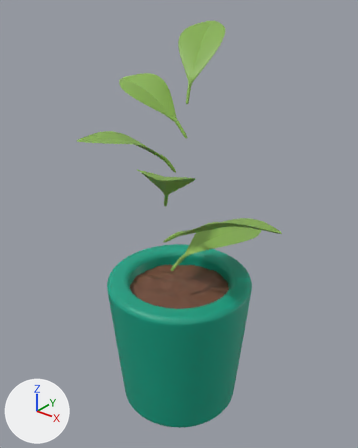
What one commit did to the FBX model Assets/Models/Growth/Growth_step1.fbx.
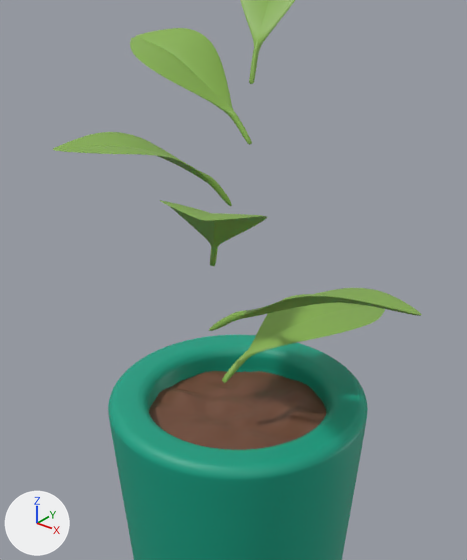
There are two pictures of each version: one whole from a 50 mm camera at (3.61, -4.52, 4.09) aimed at (-0.01, 0.01, 1.28), one close up on the part from 13% to 86% of the width and 13% to 83% of the height. Arrows for +X, +Y and +Z are at lower left; the lights stay in place. Where no turn or scale is listed for an object, it has been applied to the vertices.

The scene before the commit, as lines of its bpy script (objects in view):
```python
me_円柱_002 = bpy.data.meshes.new('円柱.002')
me_円柱_002.from_pydata(...)  # 48130 vertices, 48128 faces; spans x -0.98..0.98, y -0.98..0.98, z -1.0..1.0
me_円柱_002.materials.append(mat_マテリアル_003)  # cyan #07a184
me_平面_003 = bpy.data.meshes.new('平面.003')
me_平面_003.from_pydata(...)  # 26124 vertices, 26112 faces; spans x -1.17..1.46, y -1.14..1.16, z 0.75..3.67
me_平面_003.materials.append(mat_マテリアル)  # green #86b24e
me_平面_004 = bpy.data.meshes.new('平面.004')
me_平面_004.from_pydata(...)  # 16641 vertices, 16384 faces; spans x -0.87..0.87, y -0.87..0.87, z 0.01..0.1
me_平面_004.materials.append(mat_マテリアル_002)  # brown #744b37
ob_円柱 = bpy.data.objects.new('円柱', me_円柱_002)
ob_円柱.location = (0.0, 0.0, -0.501)
ob_平面 = bpy.data.objects.new('平面', me_平面_003)
ob_平面.location = (0.0, 0.0, 0.0)
ob_平面_001 = bpy.data.objects.new('平面.001', me_平面_004)
ob_平面_001.location = (0.0, 0.0, 0.256)
```
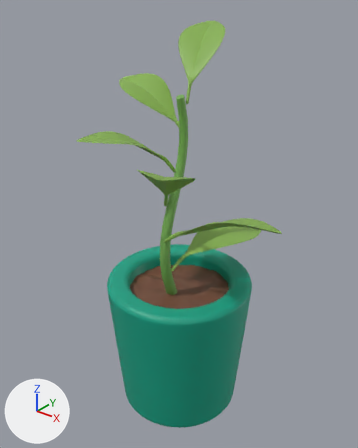
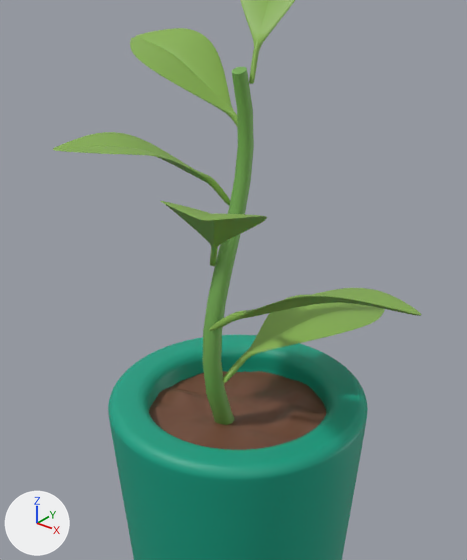
Where the change shows, as pixel boxes [x1, y1, x2, y2] in the close-ups (467 x 560 px; the box of a moved part takes in the faces that stretch with it):
'ベジエカーブ', added (green): after [202, 67, 254, 425]
part 1 of me_平面_003, moved or reshaped: before [114, 71, 384, 382]; after [114, 72, 384, 382]

The change, as a diff of the scene's bpy script:
```diff
--- a/Assets/Models/Growth/Growth_step1.fbx.py
+++ b/Assets/Models/Growth/Growth_step1.fbx.py
@@ mat_マテリアル_001 @@
+mat_マテリアル_001 = principled_material('マテリアル.001')
+mat_マテリアル_001.base_color = (0.182, 0.416, 0.0899)  # green #76ad55
@@ me_平面_003 @@
 me_平面_003.from_pydata(...)  # 26124 vertices, 26112 faces; spans x -1.17..1.46, y -1.14..1.16, z 0.75..3.67
 # used by ob_平面; location = (0.0, 0.0, 0.0)
+# me_平面_003 part 1: 868 vertices moved within x -1.15..1.45, y -1.12..1.15, z 0.75..3.04; 6257 vertices removed from x -1.17..1.46, y -1.13..1.15, z 0.76..3.04; 6257 vertices added at x -1.17..1.45, y -1.12..1.15, z 0.75..3.04
 me_平面_003.materials.append(mat_マテリアル)
@@ me_ベジエカーブ @@
+me_ベジエカーブ.from_pydata(...)  # 156 vertices, 164 faces; spans x -0.08..0.08, y -0.37..0.14, z -0.04..2.93
+me_ベジエカーブ.materials.append(mat_マテリアル_001)  # green #76ad55
@@ ob_ベジエカーブ @@
+ob_ベジエカーブ = bpy.data.objects.new('ベジエカーブ', me_ベジエカーブ)
+ob_ベジエカーブ.location = (0.0, 0.0, 0.0)
```
